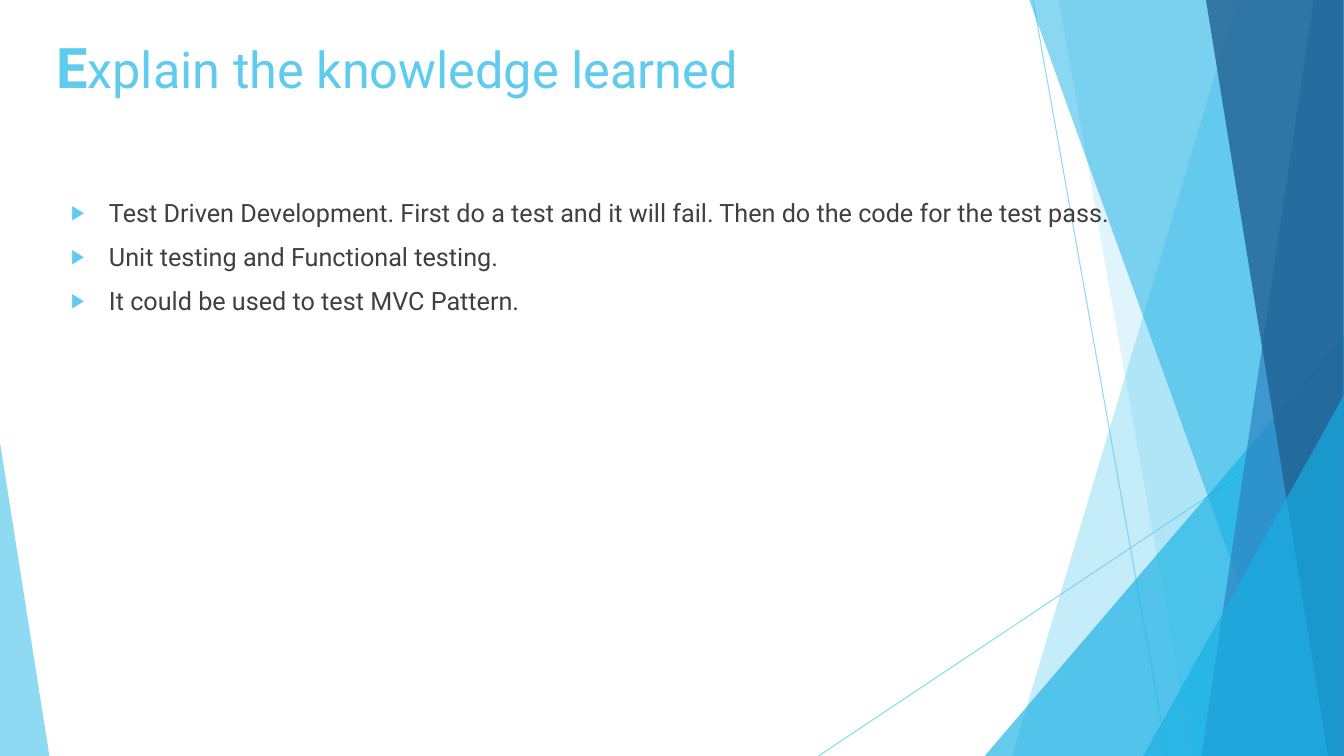
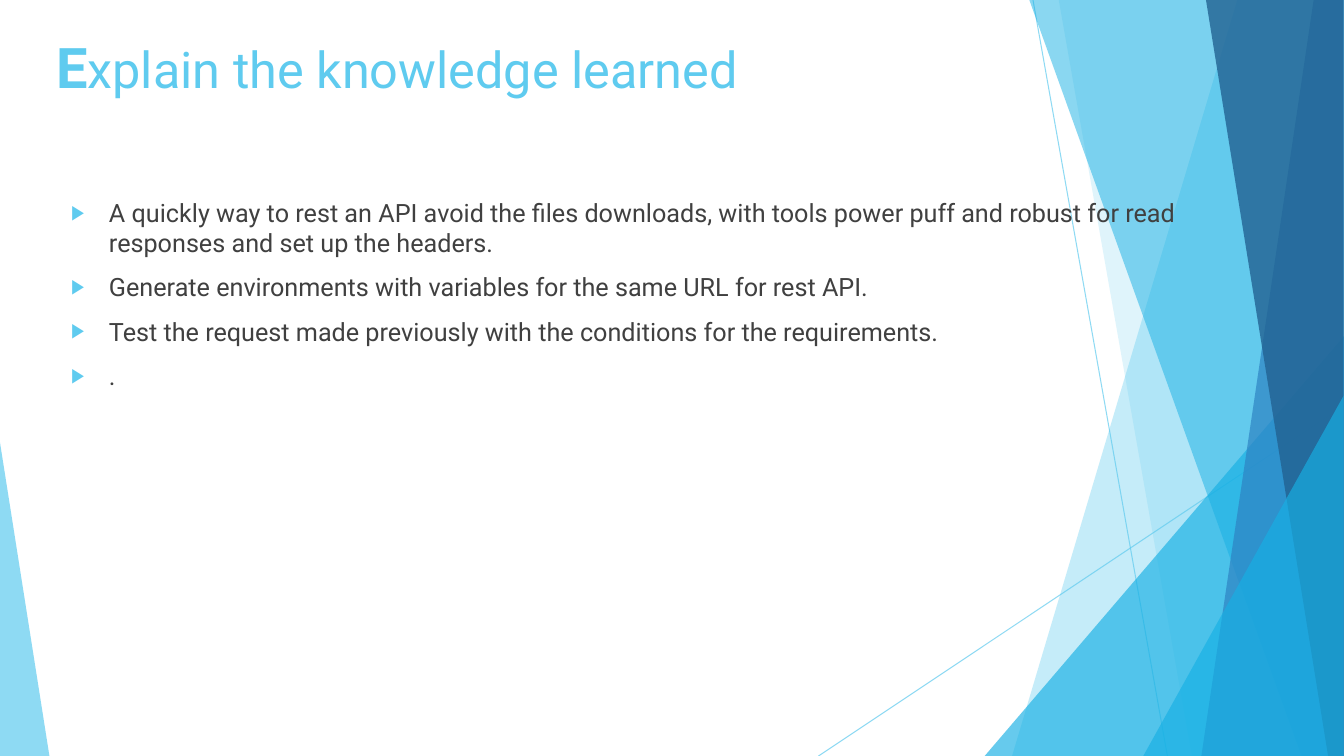
Before and after one commit to diegosilva91/Postman, a slide deck: slide 3 of Pill_Postman_presentation.pptx. Drawn at 1344x756 pixels with LibreOffice and Linux fonts; fonts in the diff are those of the drawing. Boxes give left, top, right and bottom in pixels: in the first picture for what was removed or moved away, otherwise in the second. Text is boxed around its words. In the diff, an @@ line names an element or a change of style, - is before the commit and + after.

```diff
--- a/Pill_Postman_presentation.pptx
+++ b/Pill_Postman_presentation.pptx
@@ text at [109,199,1175,347]: text changed @@
-▶ Test Driven Development. First do a test and it will fail. Then do the code for the test pass.
-▶ Unit testing and Functional testing.
-▶ It could be used to test MVC Pattern.
+▶ A quickly way to rest an API avoid the files downloads, with tools power puff and robust for read responses and set up the headers.
+▶ Generate environments with variables for the same URL for rest API.
+▶ Test the request made previously with the conditions for the requirements.
+▶ .
```
Also in this commit, not shown: 2 other slides changed, 2 other files.
